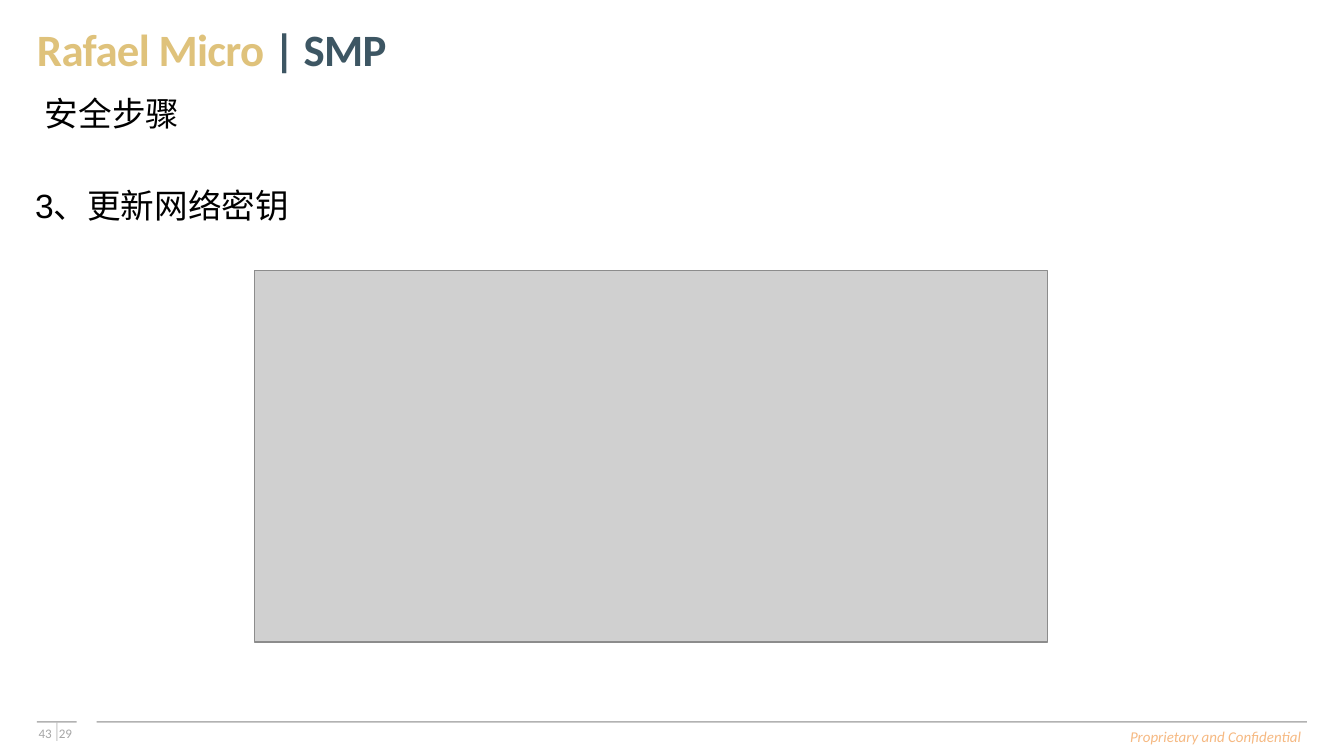
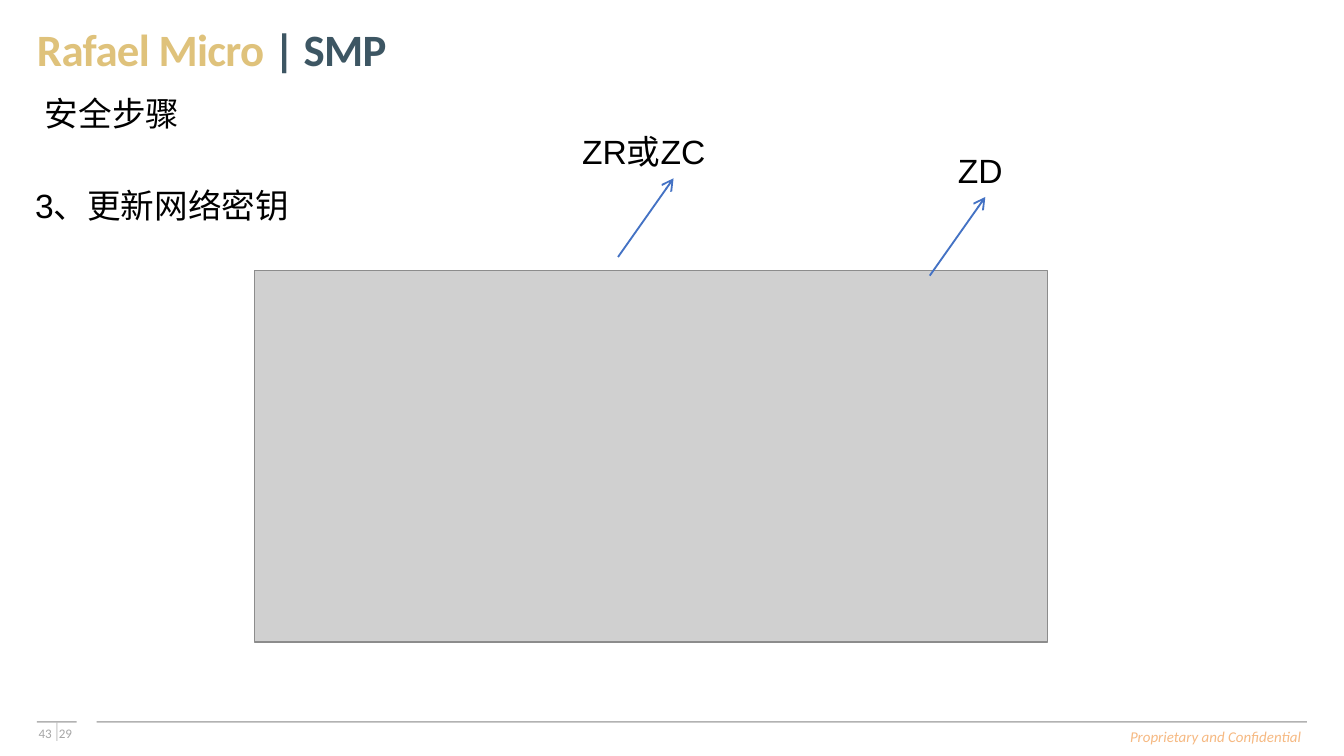
Before and after one commit to SimonLee584/rt58x_alpha_training_maindev, a slide deck: slide 43 of Meeting_Doc/Part-III_Zigbee_Spec/Zigbee学习报告(许浩彬).pptx. Drawn at 1344x756 pixels with LibreOffice and Linux fonts; fonts in the diff are those of the drawing; grey boxes stand for pictures; background and template pictures are left out. Boxes give left, top, right and bottom in pixels: in the first picture for what was removed or moved away, otherwise in the second. Text is boxed around its words. In the diff, an @@ line names an element or a change of style, - is before the commit and + after.

```diff
--- a/Meeting_Doc/Part-III_Zigbee_Spec/Zigbee学习报告(许浩彬).pptx
+++ b/Meeting_Doc/Part-III_Zigbee_Spec/Zigbee学习报告(许浩彬).pptx
@@ text added at [582,137,705,167], 18 pt, text #000000 @@
+ZR或ZC
@@ arrow added from (618, 257) to (673, 179), #4472C4 1 pt @@
@@ text added at [958,160,1003,183], 18 pt, text #000000 @@
+ZD
@@ arrow added from (930, 276) to (985, 198), #4472C4 1 pt @@
```
Also in this commit, not shown: 2 other slides changed, 12 slides added.
